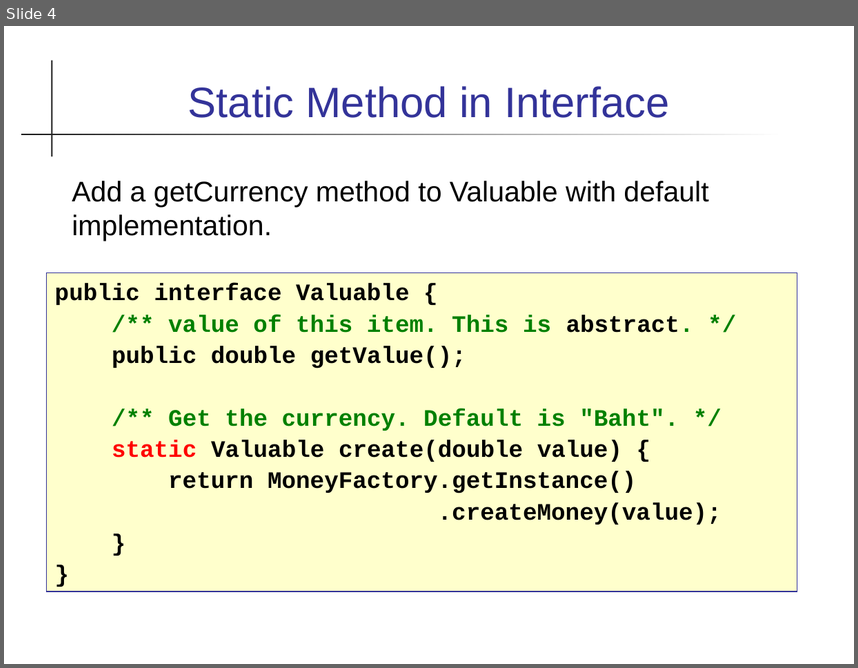
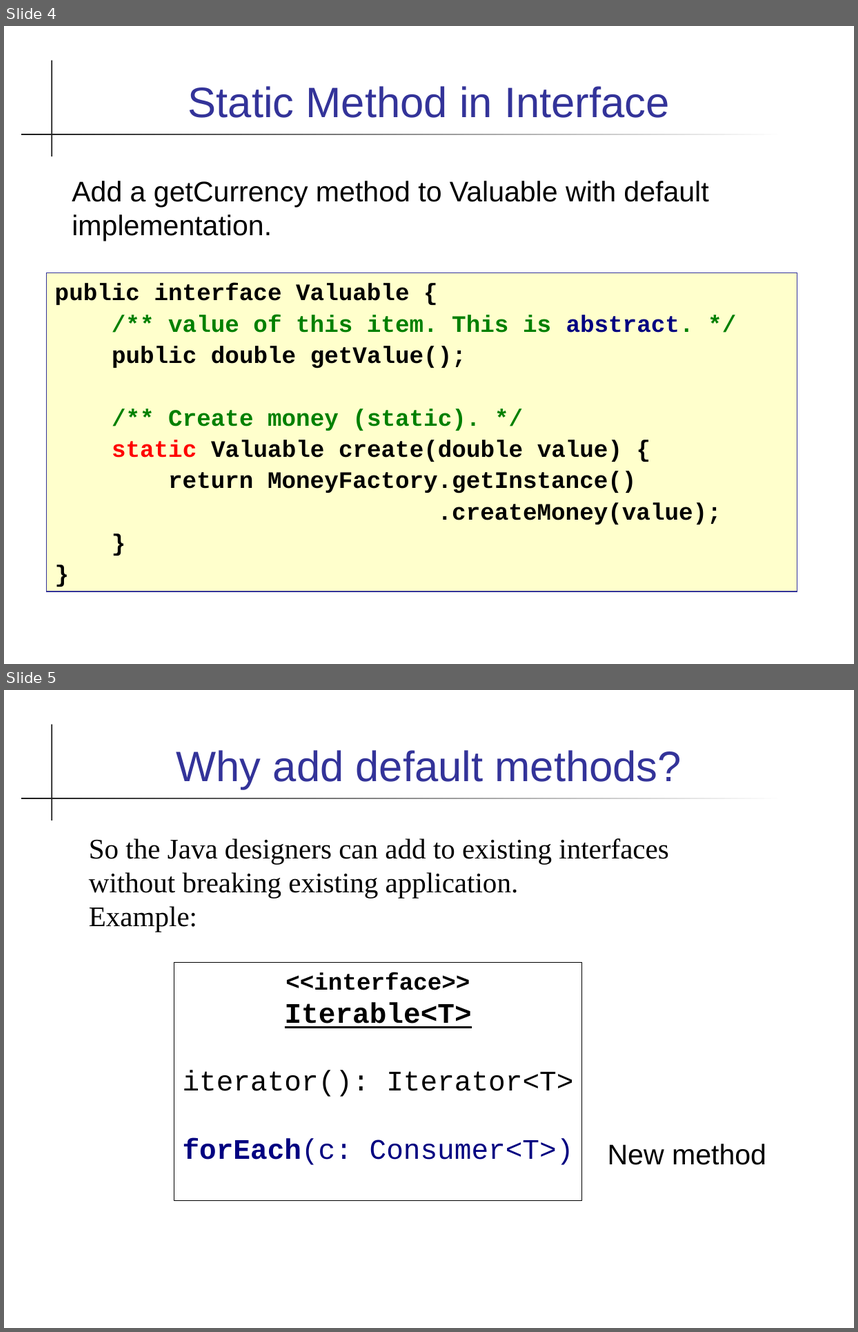
Before and after one commit to skeoop/skeoop.github.io, a slide deck: week13/Java-8-Features.ppt. Shown one above the other, each under a label of ours: slide 4 before the commit, slides 4 and 5 after it. The pictures are 858x668 and 858x1332 pixels, drawn with LibreOffice and Linux fonts; fonts in the diff are those of the drawing. Boxes give left, top, right and bottom in pixels: in the first picture for what was removed or moved away, otherwise in the second. Text is boxed around its words. In the diff, an @@ line names an element or a change of style, - is before the commit and + after.

```diff
--- a/week13/Java-8-Features.ppt
+++ b/week13/Java-8-Features.ppt
@@ slide 5 added at [4, 690, 854, 1328], background #FFFFFF; not listed: 2 template elements that a slide beside it also shows @@
@@ title added at [176, 750, 681, 789], 36 pt, text #333399 @@
+Why add default methods?
@@ text added at [89, 838, 668, 931], 24 pt, text #000000 @@
+So the Java designers can add to existing interfaces
+without breaking existing application.
+Example:
@@ rectangle added at [174, 962, 582, 1200], outline #000000 0.74 pt, 24 pt, text #000000 @@
+<<interface>>
+Iterable<T>
+iterator(): Iterator<T>
+forEach(c: Consumer<T>)
@@ text added at [608, 1143, 766, 1165], 24 pt, text #000000 @@
+New method
@@ slide 4 changed as well @@
@@ text in rectangle at [168, 314, 694, 332]: text colour #000000 to #000080 in "abstract." @@
@@ text in rectangle at [168, 408, 480, 430]: text changed @@
-/** Get the currency. Default is "Baht". */
+/** Create money (static). */
```
Also in this commit, not shown: 5 other slides changed, 7 other files.
